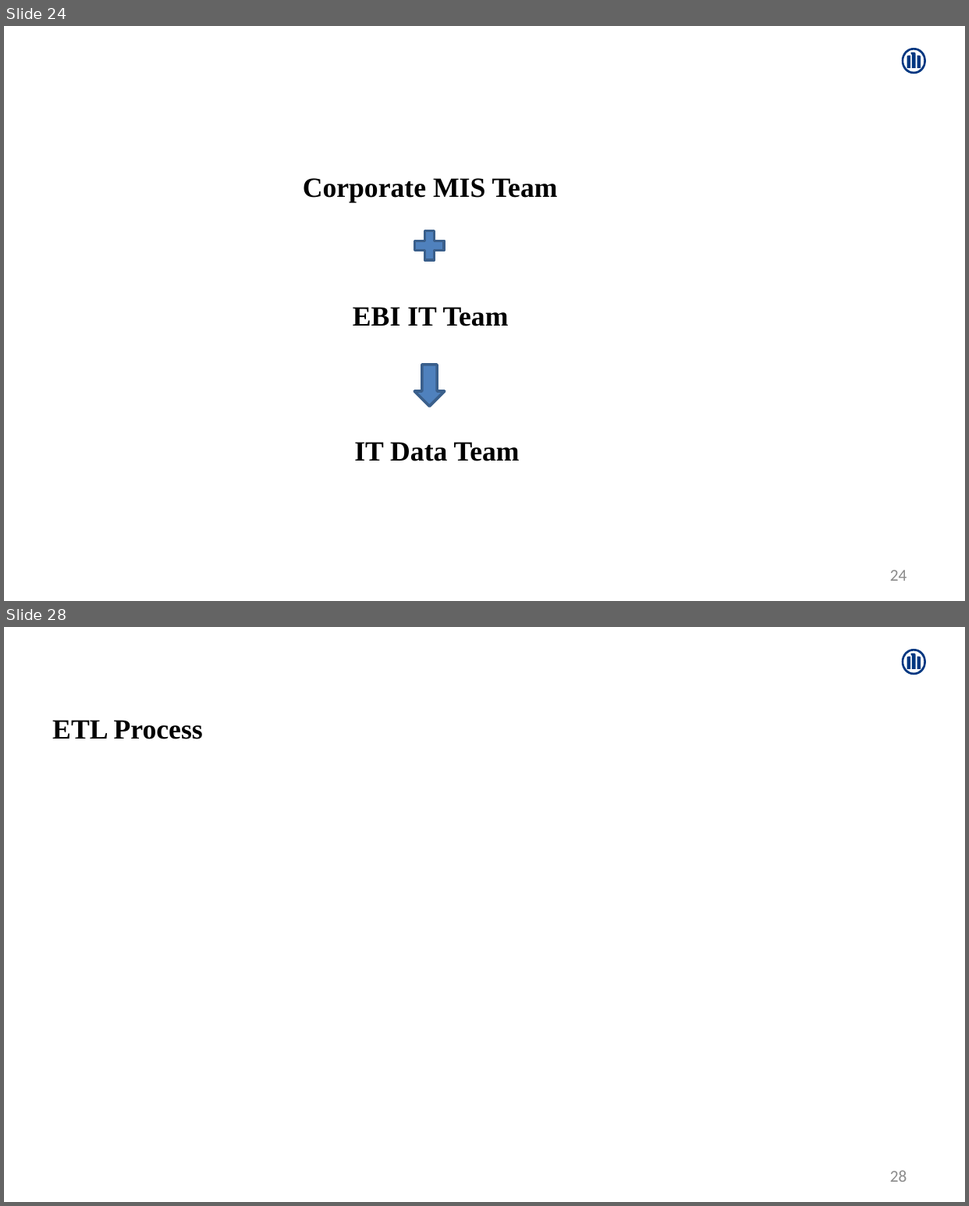
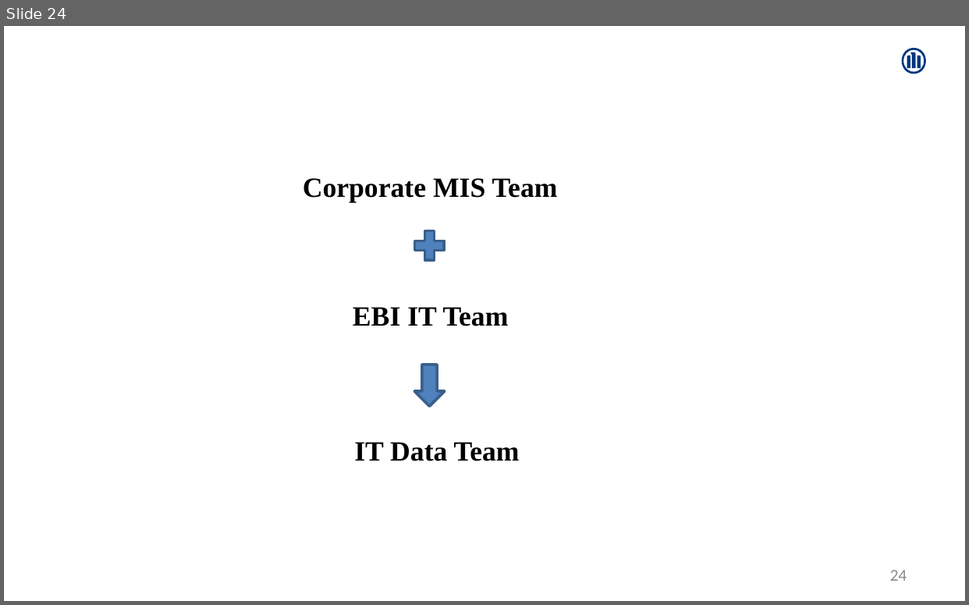
Before and after one commit to Amrutha-Mohan/UpdatedProjects, a slide deck: AmruthaMohan.pptx. Shown one above the other, each under a label of ours: slides 24 and 28 before the commit, slide 24 after it; the slides between them are not shown. The pictures are 969x1206 and 969x605 pixels, drawn with LibreOffice and Linux fonts; fonts in the diff are those of the drawing. Boxes give left, top, right and bottom in pixels: in the first picture for what was removed or moved away, otherwise in the second. Text is boxed around its words. In the diff, an @@ line names an element or a change of style, - is before the commit and + after.

```diff
--- a/AmruthaMohan.pptx
+++ b/AmruthaMohan.pptx
@@ slide 28 removed at (4, 627, 965, 1202), background #FFFFFF; not listed: 1 template element that a slide beside it also shows @@
@@ text removed at (52, 720, 203, 739) @@
-ETL Process
@@ page number removed at (890, 1170, 907, 1182) @@
-28
```
Also in this commit, not shown: 4 slides changed, 8 slides added.
